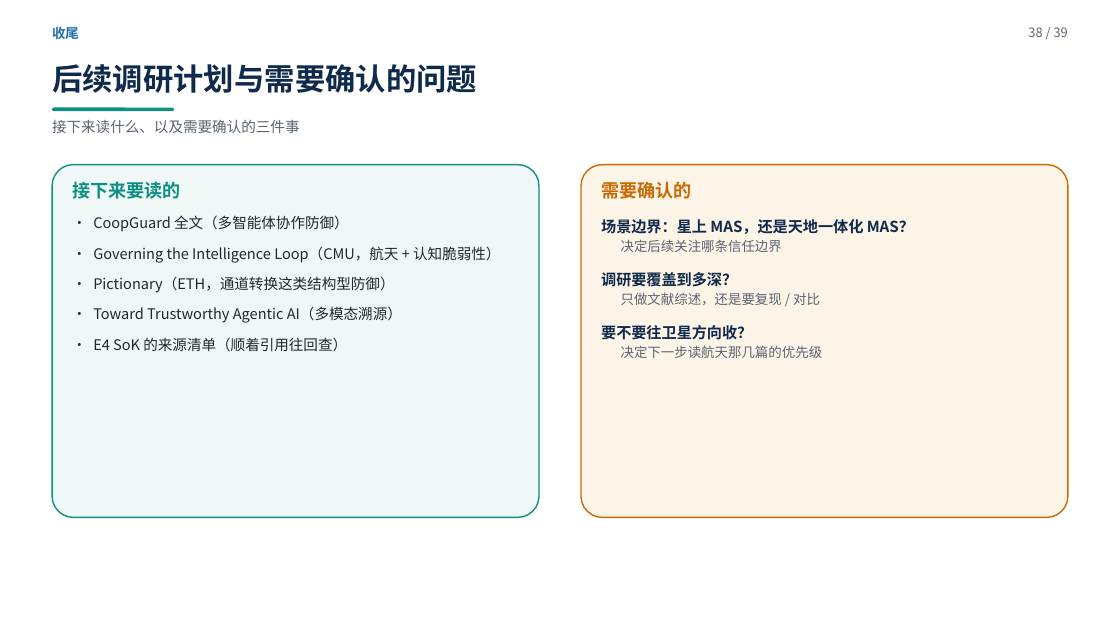
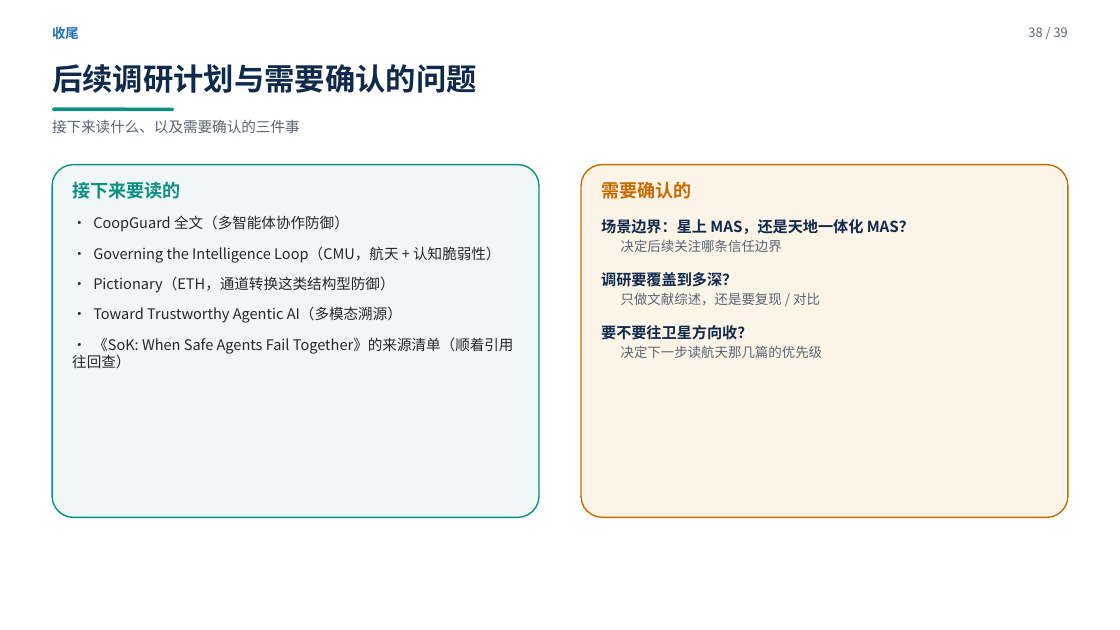
Before and after one commit to yiiiiiii1/multi-agent-remote-sensing, a slide deck: slide 38 of 阶段2-卫星多智能体防御/presentations/卫星多智能体安全调研汇报.pptx. Drawn at 1120x630 pixels with LibreOffice and Linux fonts; fonts in the diff are those of the drawing. Boxes give left, top, right and bottom in pixels: in the first picture for what was removed or moved away, otherwise in the second. Text is boxed around its words. In the diff, an @@ line names an element or a change of style, - is before the commit and + after.

```diff
--- a/阶段2-卫星多智能体防御/presentations/卫星多智能体安全调研汇报.pptx
+++ b/阶段2-卫星多智能体防御/presentations/卫星多智能体安全调研汇报.pptx
@@ text at <box>72,337,514,368</box>: text changed @@
-· E4 SoK 的来源清单（顺着引用往回查）
+· 《SoK: When Safe Agents Fail Together》的来源清单（顺着引用往回查）
```
Also in this commit, not shown: 1 other slide changed, 5 other files.
